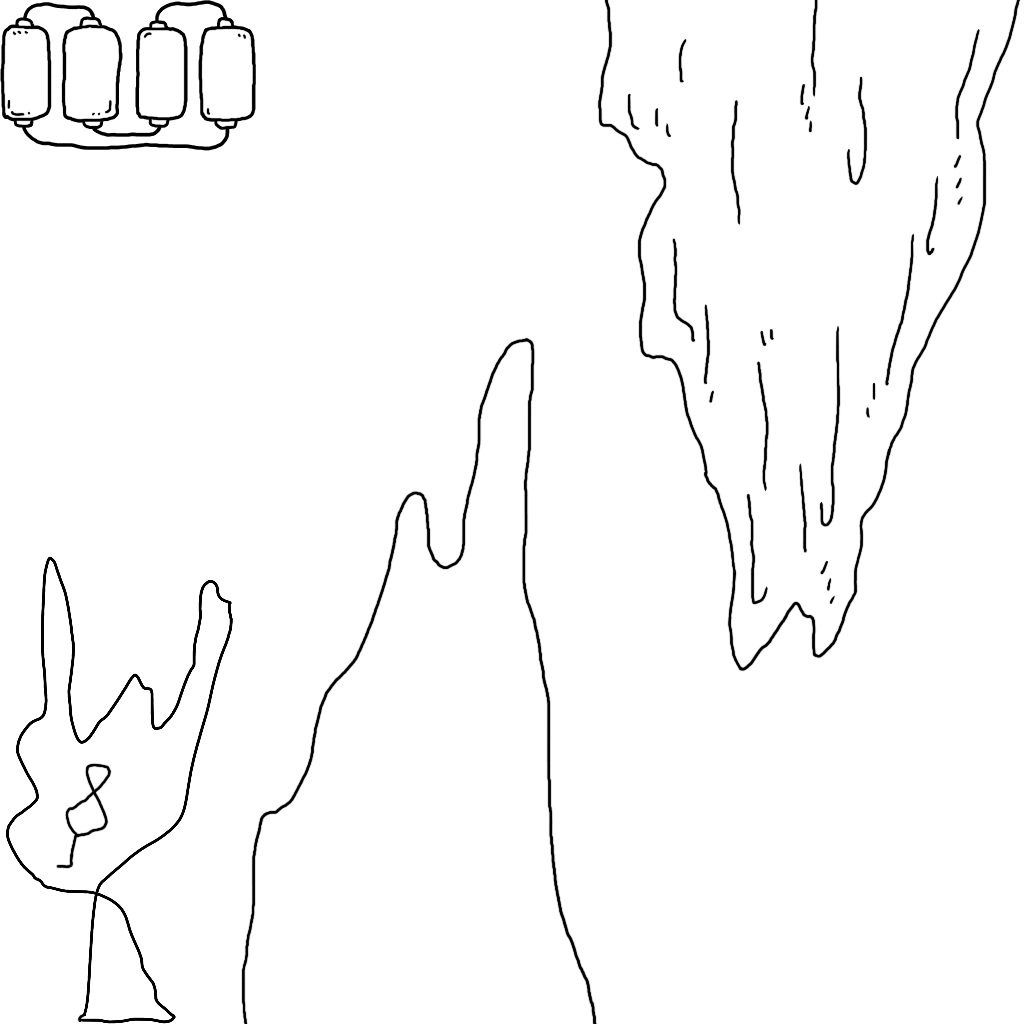
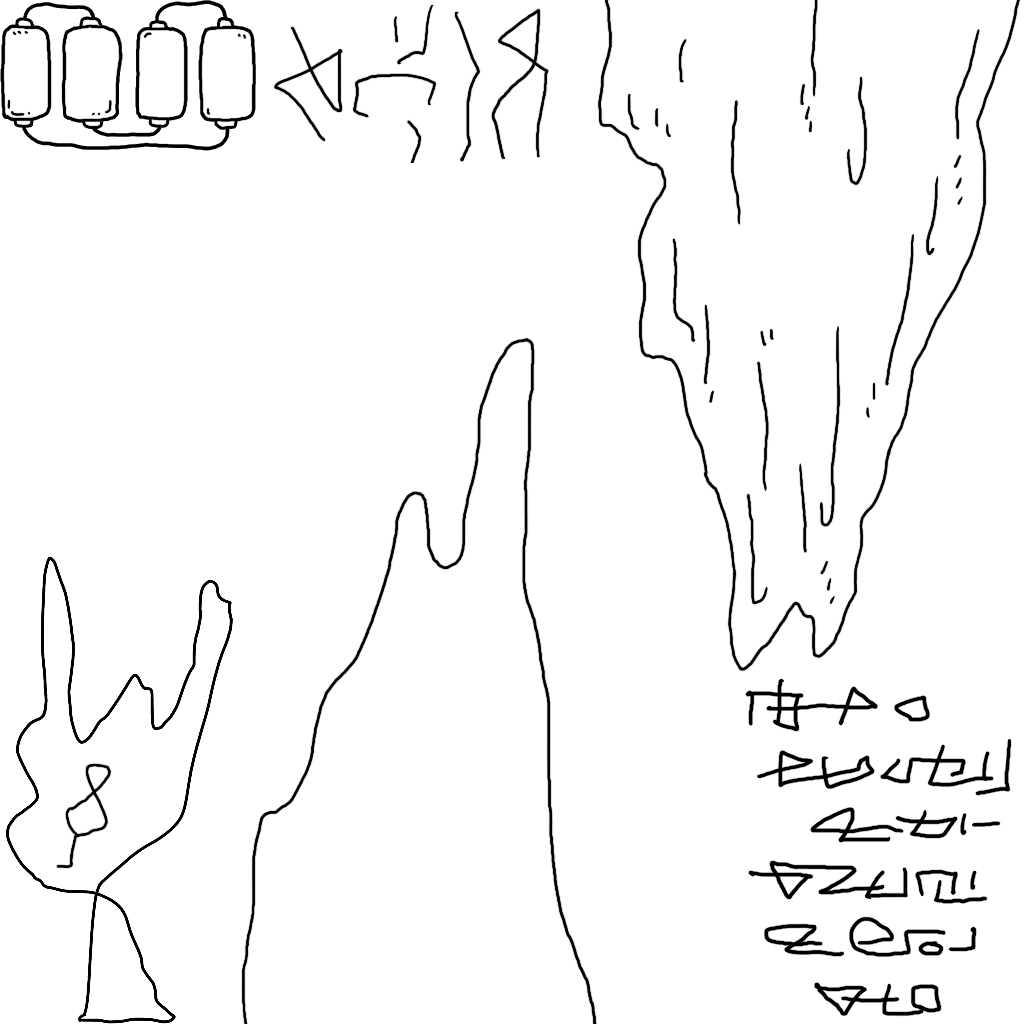
Comparing the layer stacks of the two w=1024, h=1024 images. Changes:
added layer "レイヤー 5" in group "研究所" over [454, 11, 481, 163]
added layer "レイヤー 6" in group "研究所" over [490, 8, 550, 160]
added layer "レイヤー 7" in group "研究所" over [352, 4, 437, 163]
added layer "レイヤー 8" in group "研究所" over [273, 26, 344, 142]
added layer "エラー文字" in group "研究所" over [745, 678, 1012, 1017]
